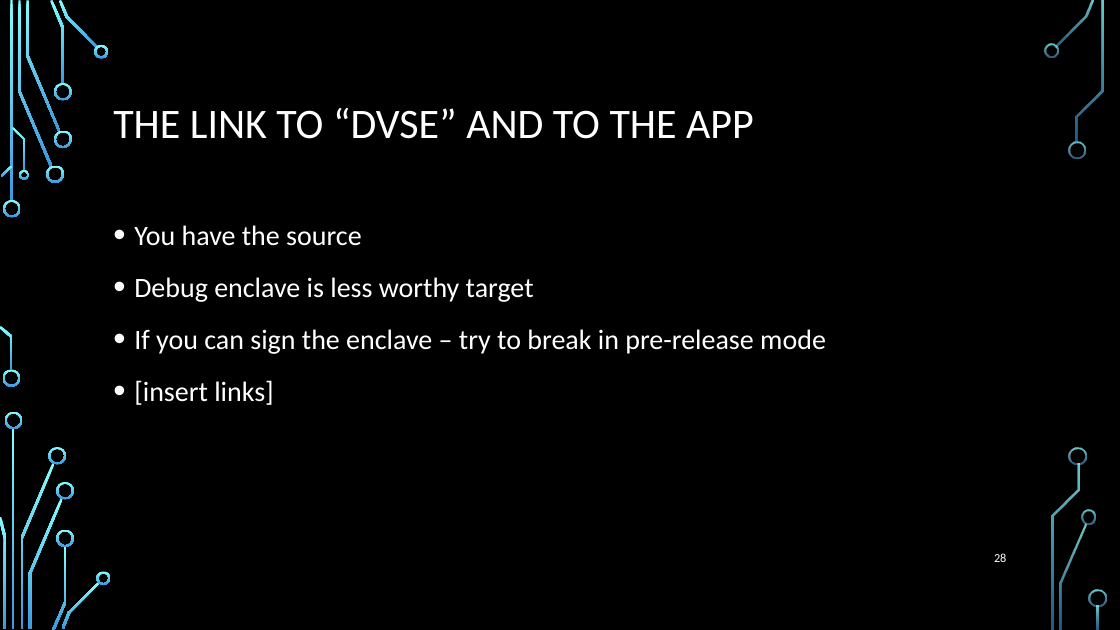
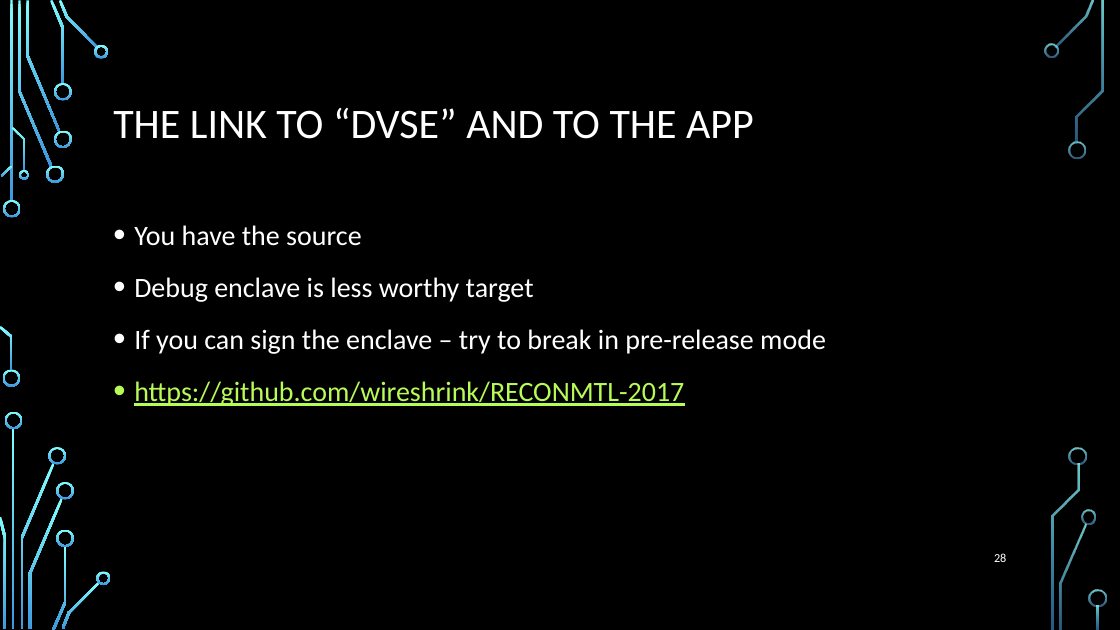
Before and after one commit to wireshrink/RECONMTL-2017, a slide deck: slide 28 of docs/SGX Enclave Programming - Common Mistakes.pptx. Drawn at 1120x630 pixels with LibreOffice and Linux fonts; fonts in the diff are those of the drawing; background and template pictures are left out. Boxes give left, top, right and bottom in pixels: in the first picture for what was removed or moved away, otherwise in the second. Text is boxed around its words. In the diff, an @@ line names an element or a change of style, - is before the commit and + after.

```diff
--- a/docs/SGX Enclave Programming - Common Mistakes.pptx
+++ b/docs/SGX Enclave Programming - Common Mistakes.pptx
@@ text at box(134, 381, 684, 406): text changed; text colour #FFFFFF to #B8FA56 @@
-• [insert links]
+• https://github.com/wireshrink/RECONMTL-2017
```
Also in this commit, not shown: 1 slide added, 3 other files.
